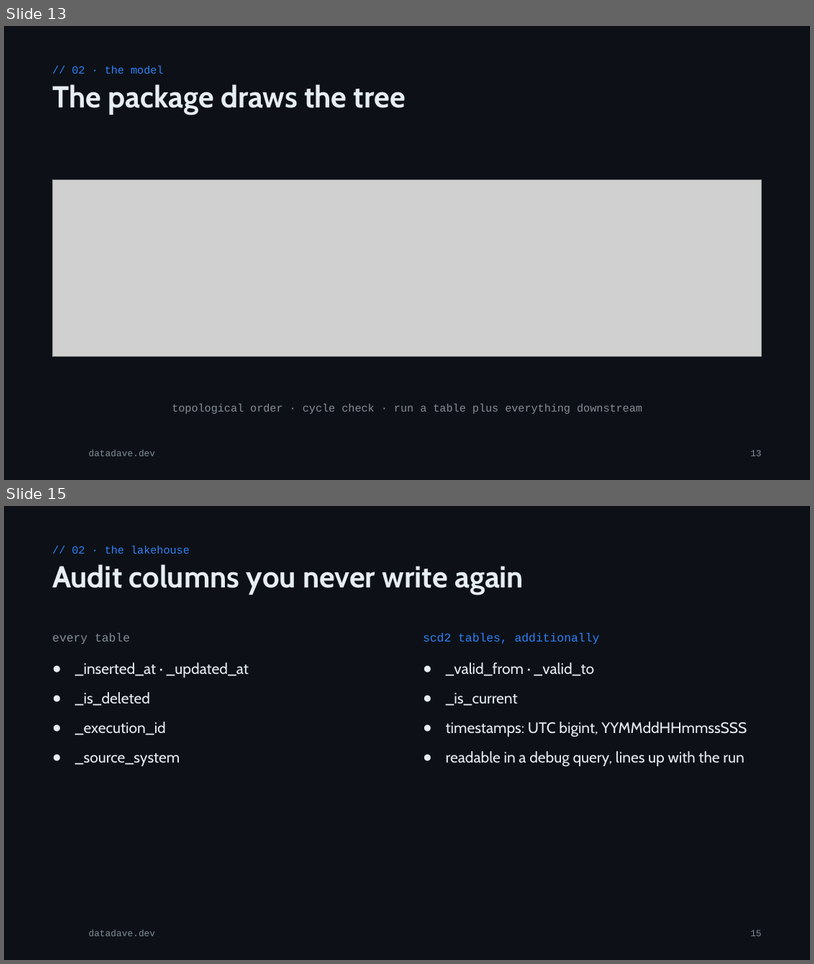
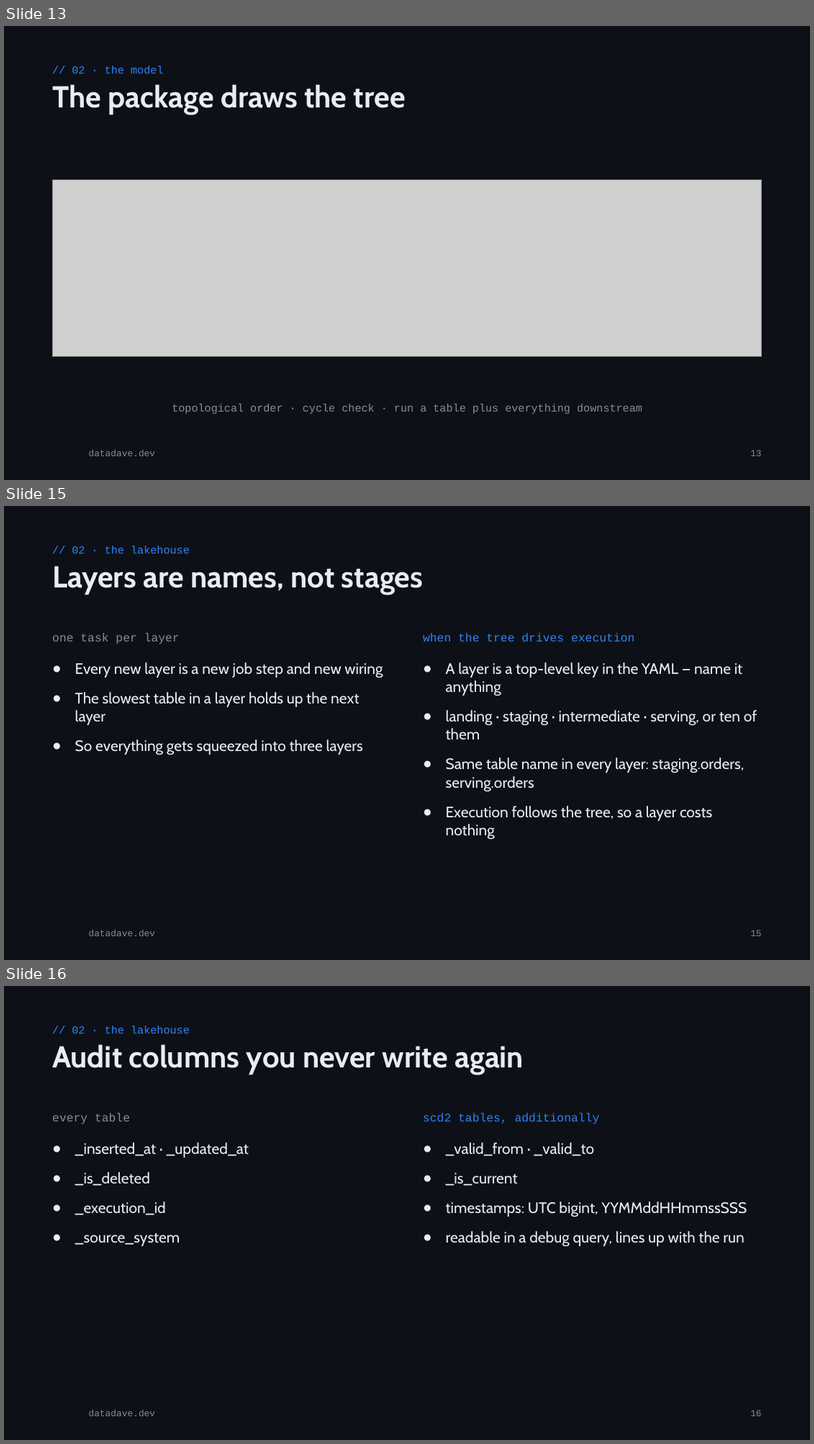
Before and after one commit to phant0mw0lf/datadave, a slide deck: talks/2026-12-metadata-orchestration/metadata-orchestration.pptx. Shown one above the other, each under a label of ours: slides 13 and 15 before the commit, slides 13, 15 and 16 after it; the slides between them are not shown. The pictures are 814x964 and 814x1444 pixels, drawn with LibreOffice and Linux fonts; fonts in the diff are those of the drawing; grey boxes stand for pictures; background and template pictures are left out. Boxes give left, top, right and bottom in pixels: in the first picture for what was removed or moved away, otherwise in the second. Text is boxed around its words. In the diff, an @@ line names an element or a change of style, - is before the commit and + after.

Commit message:
content(talks): fabric comparison, layer slide and a less pipetree-centric framing
Adds the two-ways-on-Fabric section from part 3, a slide on free layer naming, a 'you don't need my package' slide, and neutral wording on the layer and executor slides.

```diff
--- a/talks/2026-12-metadata-orchestration/metadata-orchestration.pptx
+++ b/talks/2026-12-metadata-orchestration/metadata-orchestration.pptx
@@ slide 15 added at box(4, 506, 810, 960), background #0D1117; not listed: 1 template element that a slide beside it also shows @@
@@ text added at box(72, 546, 190, 554), 13 pt, text #2F81F7 @@
+// 02 · the lakehouse
@@ title added at box(52, 566, 423, 595), 36 pt, text #E6EDF3, bold @@
+Layers are names, not stages
@@ text added at box(52, 633, 383, 755), 18 pt, text #E6EDF3 @@
+one task per layer
+● Every new layer is a new job step and new wiring
+● The slowest table in a layer holds up the next layer
+● So everything gets squeezed into three layers
@@ text added at box(423, 633, 757, 839), 18 pt, text #E6EDF3 @@
+when the tree drives execution
+● A layer is a top-level key in the YAML — name it anything
+● landing · staging · intermediate · serving, or ten of them
+● Same table name in every layer: staging.orders, serving.orders
+● Execution follows the tree, so a layer costs nothing
@@ page number added at box(751, 929, 761, 936), 11 pt, text #848D97 @@
+15
@@ what was slide 15 is now slide 16 @@
```
Also in this commit, not shown: 12 slides changed, 8 other slides added, 3 other files.
